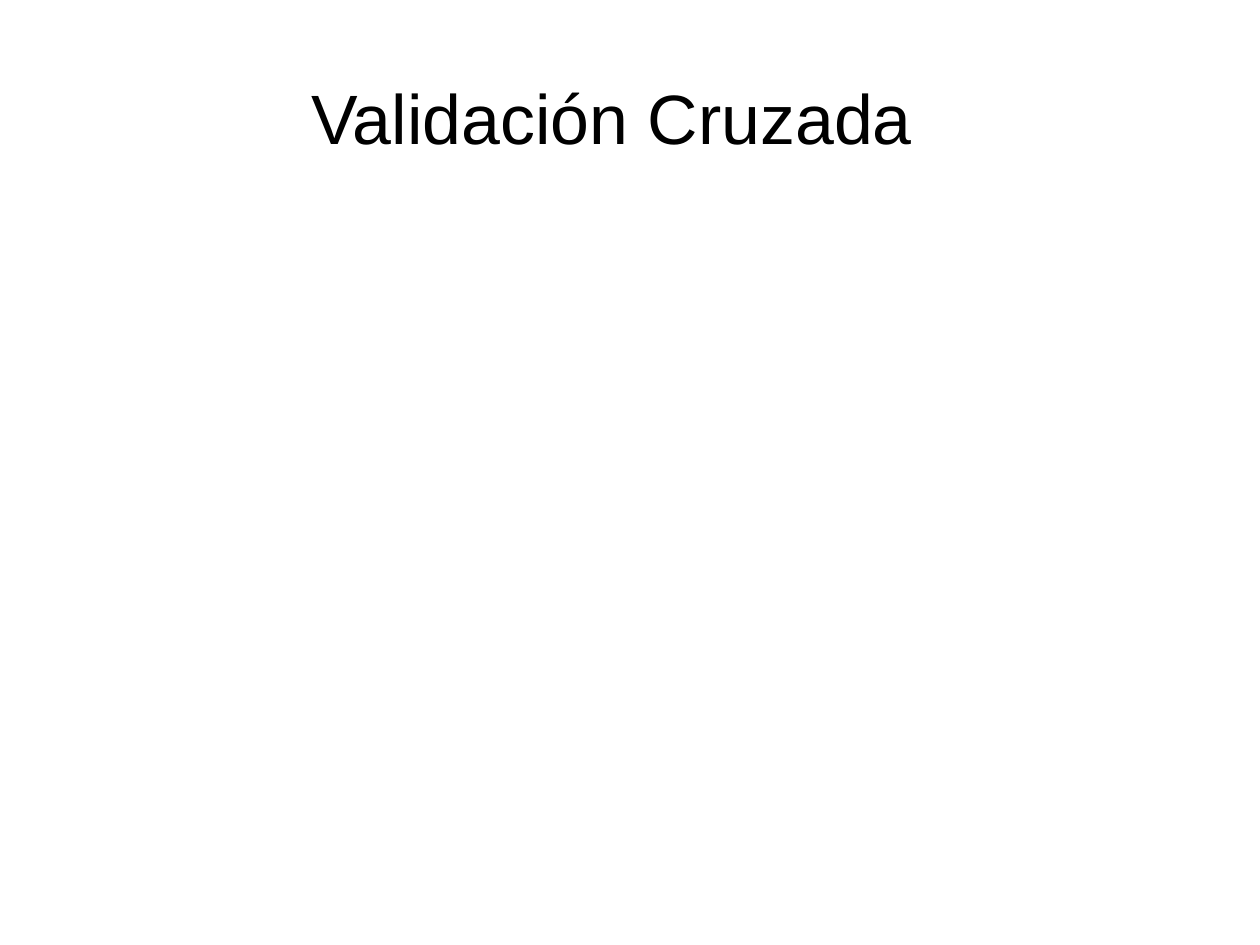
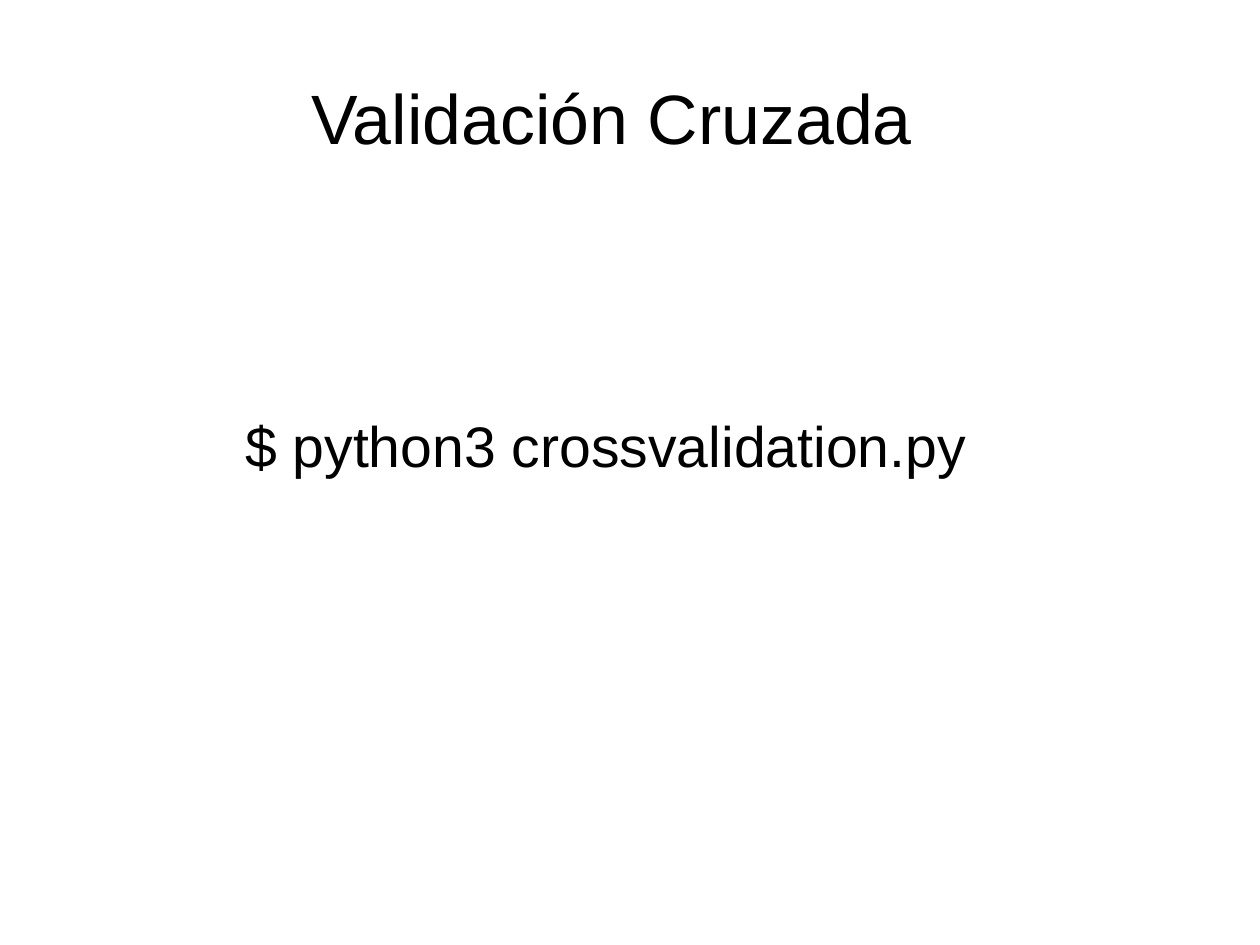
Before and after one commit to davidam/python-examples, a slide deck: slide 33 of presentations/scikit.odp (slide 31 before the commit). Drawn at 1260x945 pixels with LibreOffice and Linux fonts; fonts in the diff are those of the drawing. Boxes give left, top, right and bottom in pixels: in the first picture for what was removed or moved away, otherwise in the second. Text is boxed around its words. In the diff, an @@ line names an element or a change of style, - is before the commit and + after.

```diff
--- a/presentations/scikit.odp
+++ b/presentations/scikit.odp
@@ text added at bbox=[293, 425, 966, 478], 36 pt, text #000000 @@
+$ python3 crossvalidation.py
```
Also in this commit, not shown: 1 other slide changed, 2 slides added, 2 slides removed.
